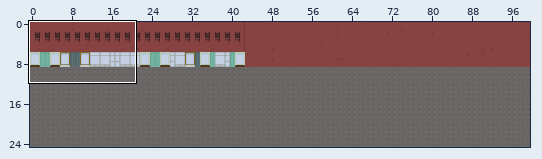
Tiled map, stored at maps/ep1s2.tmx. Above, an overview of the earlier version with the close-up marked.
Close-up. As it was:
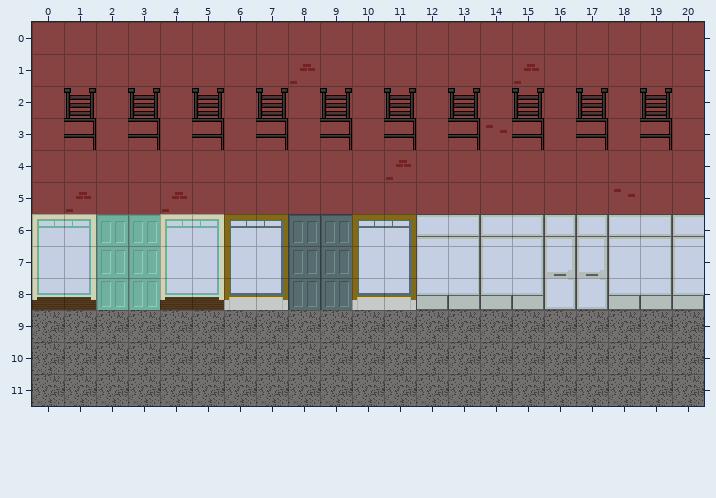
Cells are 32x32 px. Shown: x 0..20, y 0..11. The commit also changed other parts of the map, which this record leaves out.
The same view after the edit:
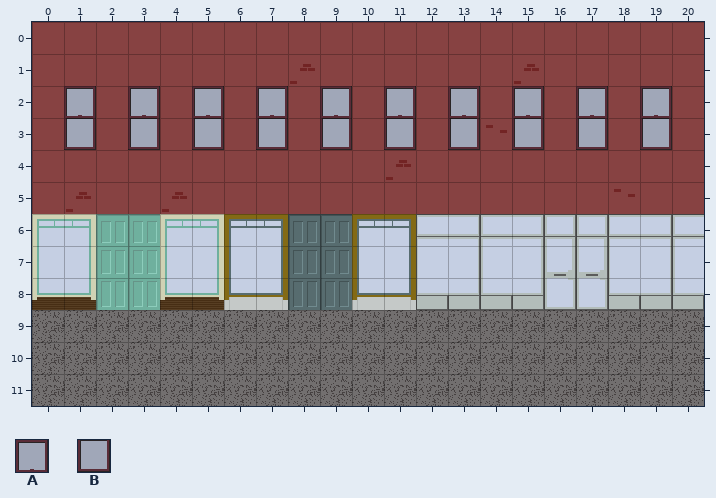
Key: from "Wall": A 40, B 50.
_ is an empty cell.
The exact change:
Layer "Tile Layer 4":
There is now tile A in row 2 at x 1, 3, 5, 7, 9, 11, 13, 15, 17 and 19.
There is now tile B in row 3 at x 1, 3, 5, 7, 9, 11, 13, 15, 17 and 19.
